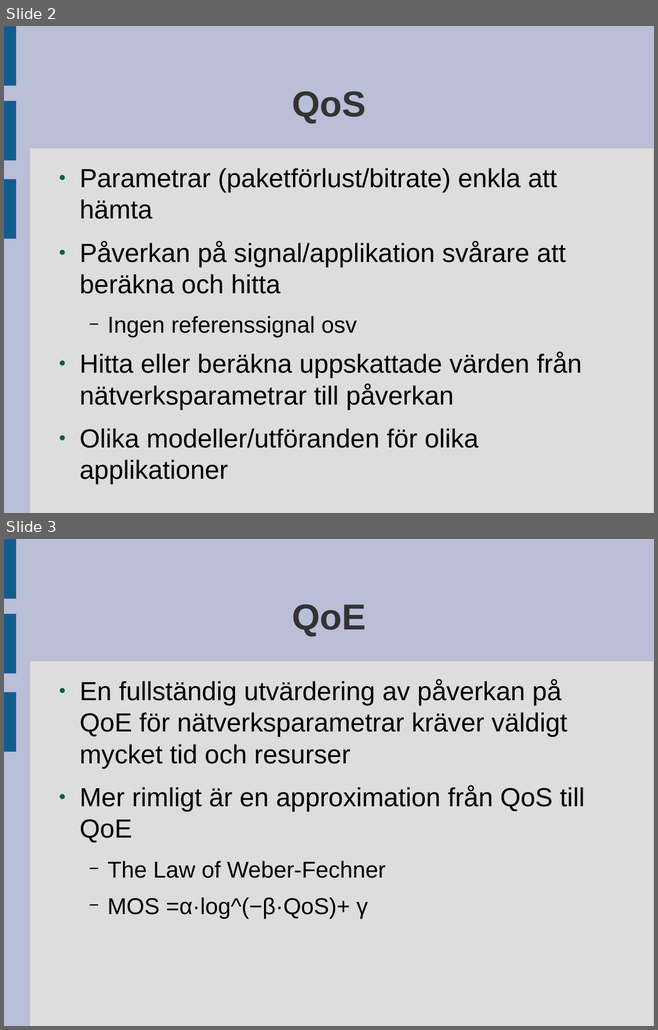
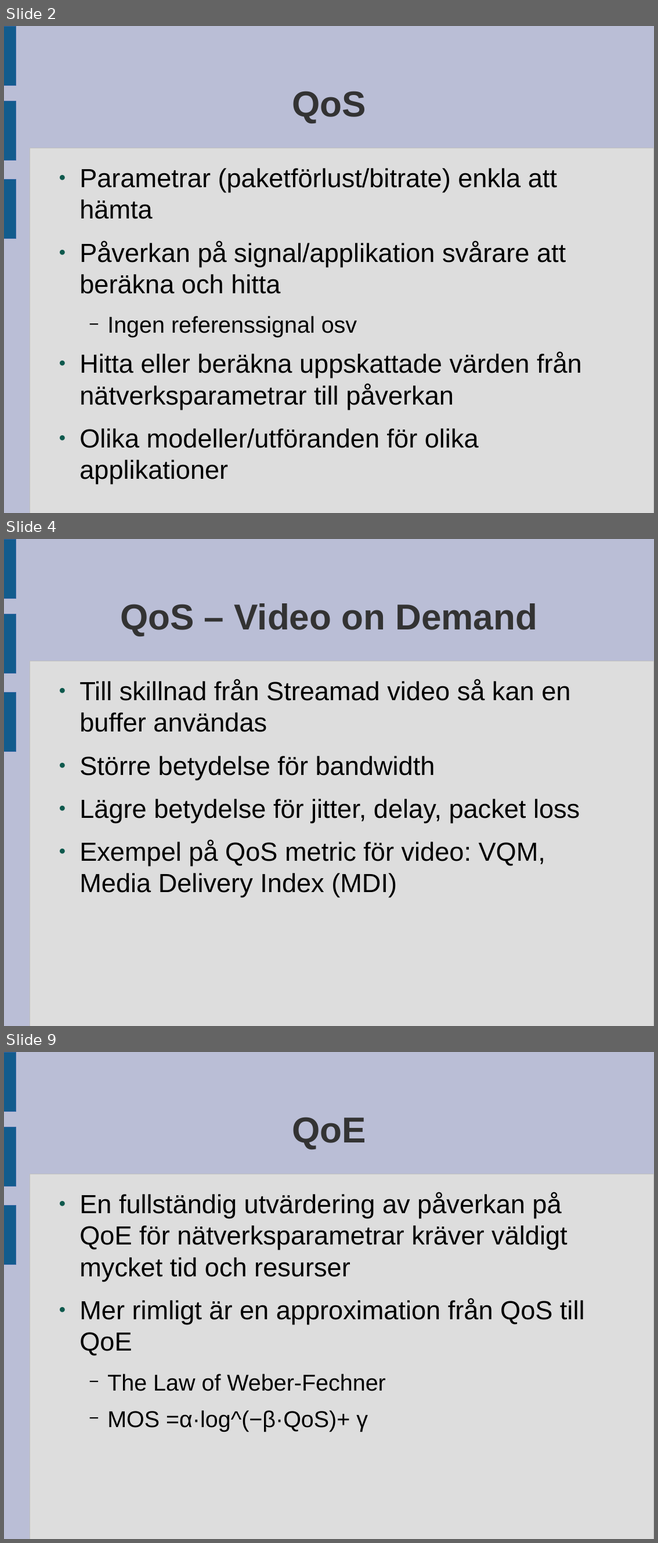
Before and after one commit to visse509/Dissertation, a slide deck: Presentation_möte.odp. Shown one above the other, each under a label of ours: slides 2 and 3 before the commit, slides 2, 4 and 9 after it; the slides between them are not shown. The pictures are 658x1030 and 658x1543 pixels, drawn with LibreOffice and Linux fonts; fonts in the diff are those of the drawing. Boxes give left, top, right and bottom in pixels: in the first picture for what was removed or moved away, otherwise in the second. Text is boxed around its words. In the diff, an @@ line names an element or a change of style, - is before the commit and + after.

```diff
--- a/Presentation_möte.odp
+++ b/Presentation_möte.odp
@@ slide 4 added at bbox=[4, 539, 654, 1026], background #BABED6; not listed: 4 template elements that a slide beside it also shows @@
@@ title added at bbox=[120, 603, 537, 636], 44 pt, text #333333, bold @@
+QoS – Video on Demand
@@ text added at bbox=[79, 680, 579, 897], 32 pt, text #000000 @@
+● Till skillnad från Streamad video så kan en buffer användas
+● Större betydelse för bandwidth
+● Lägre betydelse för jitter, delay, packet loss
+● Exempel på QoS metric för video: VQM, Media Delivery Index (MDI)
@@ what was slide 3 is now slide 9 @@
```
Also in this commit, not shown: 6 other slides added, 1 other file.
